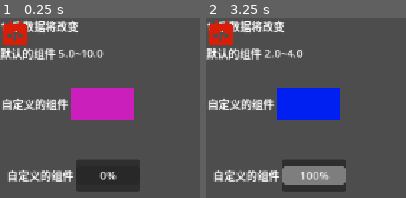
Above: before the commit, frames 1-2 (left to right).
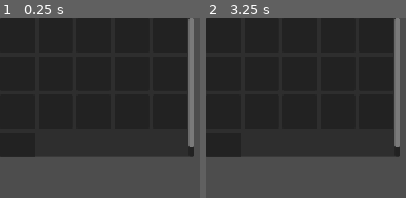
Above: after the commit, the same moments.

Repository: seven-it-work/godot-compoent
Game: Godot game, scene res://背包/背包.tscn
Same seed, same stepped clock (60 frames per second), same inputs: the game is played once before the commit and once after it. Before the commit the project starts from res://成长属性/test.tscn.
Inputs (mouse positions are in pixels of both pictures, inside the frame that each line leads up to):
- Up to frame 1 (0.25 s): no input
- Up to frame 2 (3.25 s): tap Enter at 0.5, 2 s; move the mouse to (outside the picture) at 0.52 s; click (outside the picture) at 0.67 s; tap Space at 1.25, 2.75 s; move the mouse to (outside the picture) at 1.27 s; click (outside the picture) at 1.42 s; move the mouse to (outside the picture) at 2.02 s; click (outside the picture) at 2.17 s; move the mouse to (outside the picture) at 2.77 s; click (outside the picture) at 2.92 s

The runs differ from the first frame. In frame 1, 82% of the frame differs, in the area x 0-97%, y 0-97%; in frame 2, 82%.

Commit message:
feat(背包): 实现背包系统基础功能
添加背包系统相关脚本和场景文件，包括背包容器、背包格子组件和物品基类
实现物品添加、删除、重置和背包大小调整功能
添加测试场景用于验证背包系统基本操作

Diff:
--- a/godot-compoent/project.godot
+++ b/godot-compoent/project.godot
@@ -11,7 +11,7 @@
 [application]
 
 config/name="godot-compoent"
-run/main_scene="uid://ddx1410njo6s7"
+run/main_scene="uid://snkw6mikkfyq"
 config/features=PackedStringArray("4.5", "Forward Plus")
 config/icon="res://icon.svg"
 
@@ -28,10 +28,6 @@
 
 enabled=PackedStringArray("res://addons/logger/plugin.cfg")
 
-[input_devices]
-
-pointing/emulate_touch_from_mouse=true
-
 [rendering]
 
 textures/vram_compression/import_etc2_astc=true
--- /dev/null
+++ b/godot-compoent/背包/entity/BaseItem.gd
@@ -0,0 +1,78 @@
+class_name BaseItemScope
+
+
+class BackpackItem:
+	signal 重置物品
+	signal 添加物品(new_value:BaseItem,index:int)
+	signal 删除物品(new_value:BaseItem,index:int)
+	var _背包大小:int=8:set=set_背包大小,get=get_背包大小
+	## null表示站位
+	var _容器物品:Array[BaseItem]=[]:set=set_容器物品,get=get_容器物品
+
+	func _init() -> void:
+		clear()
+
+	#region get/set 方法
+	func set_背包大小(new_value:int)->void:
+		if new_value<0:
+			Log.warn("背包大小必须大于0")
+			return
+		_背包大小=new_value
+		if _容器物品.size()>_背包大小:
+			_容器物品.resize(_背包大小)
+			重置物品.emit()
+		else:
+			for i in range(_容器物品.size(),_背包大小):
+				_容器物品.append(null)
+			重置物品.emit()
+
+	func get_背包大小()->int:
+		return _背包大小
+	func set_容器物品(new_value:Array[BaseItem])->void:
+		_容器物品=new_value
+		重置物品.emit()
+
+	func get_容器物品()->Array[BaseItem]:
+		return _容器物品
+	#endregion
+	#region 物品操作方法
+	func clear():
+		_容器物品.clear()
+		for i in _背包大小:
+			_容器物品.append(null)
+		重置物品.emit()
+
+	func addItem(new_value:BaseItem)->void:
+		for i in _容器物品.size():
+			if _容器物品[i]==null:
+				_容器物品[i]=new_value
+				添加物品.emit(new_value,i)
+				return
+		Log.debug("背包已满")
+
+	func delItemByIndex(index:int)->bool:
+		if index<0 or index>=_容器物品.size():
+			return false
+		var item=_容器物品[index]
+		_容器物品[index]=null
+		删除物品.emit(item,index)
+		return true
+
+	func delItemByValue(item:BaseItem)->bool:
+		var index=_容器物品.find(item)
+		return delItemByIndex(index)
+	#endregion
+
+
+@abstract class BaseItem:
+	var _name_str:String="":set=set_name_str,get=get_name_str
+
+	#region get/set 方法
+	func set_name_str(name:String)->void:
+		_name_str=name
+	func get_name_str()->String:
+		return _name_str
+	#endregion
+
+class EmptyItem extends  BaseItem:
+	pass
--- /dev/null
+++ b/godot-compoent/背包/test_背包格子.gd
@@ -0,0 +1,35 @@
+extends Control
+
+
+func _ready() -> void:
+	$背包.set_backpck(BaseItemScope.BackpackItem.new())
+	pass
+
+func _random_str()->String:
+	return "物品"+str(randi_range(1,200))
+
+func _on_添加物品_pressed() -> void:
+	var item =BaseItemScope.EmptyItem.new()
+	item.set_name_str(_random_str())
+	$背包._backpck.addItem(item)
+	pass # Replace with function body.
+
+
+func _on_删除物品_pressed() -> void:
+	$背包._backpck.delItemByIndex(0)
+	pass # Replace with function body.
+
+
+func _on_重置物品_pressed() -> void:
+	($背包._backpck as BaseItemScope.BackpackItem).clear()
+	pass # Replace with function body.
+
+
+func _on_背包大小_add_1_pressed() -> void:
+	$背包._backpck.set_背包大小($背包._backpck.get_背包大小()+1)
+	pass # Replace with function body.
+
+
+func _on_背包大小_remove_1_pressed() -> void:
+	$背包._backpck.set_背包大小($背包._backpck.get_背包大小()-1)
+	pass # Replace with function body.
--- /dev/null
+++ b/godot-compoent/背包/test_背包格子.tscn
@@ -0,0 +1,65 @@
+[gd_scene load_steps=3 format=3 uid="uid://c806au8ckd2yp"]
+
+[ext_resource type="Script" uid="uid://d1fibuh6ojd3h" path="res://背包/test_背包格子.gd" id="1_1mpsj"]
+[ext_resource type="PackedScene" uid="uid://snkw6mikkfyq" path="res://背包/背包.tscn" id="2_1mpsj"]
+
+[node name="Test背包格子" type="Control"]
+layout_mode = 3
+anchors_preset = 15
+anchor_right = 1.0
+anchor_bottom = 1.0
+grow_horizontal = 2
+grow_vertical = 2
+script = ExtResource("1_1mpsj")
+
+[node name="添加物品" type="Button" parent="."]
+layout_mode = 0
+offset_left = 8.0
+offset_top = 1.0
+offset_right = 80.0
+offset_bottom = 32.0
+text = "添加物品"
+
+[node name="删除物品" type="Button" parent="."]
+layout_mode = 0
+offset_left = 5.0
+offset_top = 40.0
+offset_right = 77.0
+offset_bottom = 71.0
+text = "删除物品"
+
+[node name="重置物品" type="Button" parent="."]
+layout_mode = 0
+offset_left = 5.0
+offset_top = 77.0
+offset_right = 77.0
+offset_bottom = 108.0
+text = "重置物品"
+
+[node name="背包大小+1" type="Button" parent="."]
+layout_mode = 0
+offset_top = 111.0
+offset_right = 91.0
+offset_bottom = 142.0
+text = "背包大小+1"
+
+[node name="背包大小-2" type="Button" parent="."]
+layout_mode = 0
+offset_left = 2.0
+offset_top = 149.0
+offset_right = 89.0
+offset_bottom = 180.0
+text = "背包大小-2"
+
+[node name="背包" parent="." instance=ExtResource("2_1mpsj")]
+layout_mode = 0
+offset_left = 220.0
+offset_top = 8.0
+offset_right = 500.0
+offset_bottom = 208.0
+
+[connection signal="pressed" from="添加物品" to="." method="_on_添加物品_pressed"]
+[connection signal="pressed" from="删除物品" to="." method="_on_删除物品_pressed"]
+[connection signal="pressed" from="重置物品" to="." method="_on_重置物品_pressed"]
+[connection signal="pressed" from="背包大小+1" to="." method="_on_背包大小_add_1_pressed"]
+[connection signal="pressed" from="背包大小-2" to="." method="_on_背包大小_remove_1_pressed"]
--- /dev/null
+++ b/godot-compoent/背包/背包.gd
@@ -0,0 +1,53 @@
+extends Panel
+class_name Backpack
+
+var _backpck:BaseItemScope.BackpackItem:set=set_backpck,get=get_backpck
+
+func _ready() -> void:
+	pass
+
+#region get/set 方法
+func set_backpck(new_value:BaseItemScope.BackpackItem)->void:
+	_backpck=new_value
+	# 信号绑定
+	if _backpck:
+		_backpck.添加物品.connect(_on_添加物品)
+		_backpck.删除物品.connect(_on_删除物品)
+		_backpck.重置物品.connect(_on_重置物品)
+	if is_node_ready():
+		_on_重置物品()
+
+func get_backpck()->BaseItemScope.BackpackItem:
+	return _backpck
+#endregion
+
+#region 信号处理方法
+func _on_添加物品(new_value:BaseItemScope.BaseItem,index:int)->void:
+	# %GridContainer 添加新子项
+	var item = %GridContainer.get_child(index)
+	if item:
+		item.set_base_item(new_value)
+	else:
+		Log.error("添加物品失败，索引超出范围")
+
+func _on_删除物品(_del_value:BaseItemScope.BaseItem,index:int)->void:
+	var item = %GridContainer.get_child(index)
+	if item:
+		item.set_base_item(null)
+	else:
+		Log.error("删除物品失败，索引超出范围")
+
+func _on_重置物品()->void:
+	# %GridContainer 清空所有子项
+	for child in %GridContainer.get_children():
+		child.queue_free()
+	for i in _backpck.get_容器物品():
+		var item = preload("uid://dehikb65o1cb2").instantiate() as BackpackCompartment
+		item.set_base_item(i)
+		%GridContainer.add_child(item)
+
+#endregion
+
+#region 渲染方法
+
+#endregion
--- /dev/null
+++ b/godot-compoent/背包/背包.tscn
@@ -0,0 +1,73 @@
+[gd_scene load_steps=3 format=3 uid="uid://snkw6mikkfyq"]
+
+[ext_resource type="Script" uid="uid://bo5yq44dywrje" path="res://背包/背包.gd" id="1_cspth"]
+[ext_resource type="PackedScene" uid="uid://dehikb65o1cb2" path="res://背包/背包格子.tscn" id="2_kyrxp"]
+
+[node name="背包" type="Panel"]
+clip_contents = true
+custom_minimum_size = Vector2(280, 200)
+offset_right = 280.0
+offset_bottom = 200.0
+script = ExtResource("1_cspth")
+
+[node name="ScrollContainer" type="ScrollContainer" parent="."]
+layout_mode = 0
+offset_right = 280.0
+offset_bottom = 200.0
+vertical_scroll_mode = 2
+
+[node name="GridContainer" type="GridContainer" parent="ScrollContainer"]
+unique_name_in_owner = true
+layout_mode = 2
+size_flags_horizontal = 3
+theme_override_constants/h_separation = 5
+theme_override_constants/v_separation = 5
+columns = 5
+
+[node name="背包格子" parent="ScrollContainer/GridContainer" instance=ExtResource("2_kyrxp")]
+layout_mode = 2
+
+[node name="背包格子2" parent="ScrollContainer/GridContainer" instance=ExtResource("2_kyrxp")]
+layout_mode = 2
+
+[node name="背包格子3" parent="ScrollContainer/GridContainer" instance=ExtResource("2_kyrxp")]
+layout_mode = 2
+
+[node name="背包格子4" parent="ScrollContainer/GridContainer" instance=ExtResource("2_kyrxp")]
+layout_mode = 2
+
+[node name="背包格子5" parent="ScrollContainer/GridContainer" instance=ExtResource("2_kyrxp")]
+layout_mode = 2
+
+[node name="背包格子6" parent="ScrollContainer/GridContainer" instance=ExtResource("2_kyrxp")]
+layout_mode = 2
+
+[node name="背包格子7" parent="ScrollContainer/GridContainer" instance=ExtResource("2_kyrxp")]
+layout_mode = 2
+
+[node name="背包格子8" parent="ScrollContainer/GridContainer" instance=ExtResource("2_kyrxp")]
+layout_mode = 2
+
+[node name="背包格子9" parent="ScrollContainer/GridContainer" instance=ExtResource("2_kyrxp")]
+layout_mode = 2
+
+[node name="背包格子10" parent="ScrollContainer/GridContainer" instance=ExtResource("2_kyrxp")]
+layout_mode = 2
+
+[node name="背包格子11" parent="ScrollContainer/GridContainer" instance=ExtResource("2_kyrxp")]
+layout_mode = 2
+
+[node name="背包格子12" parent="ScrollContainer/GridContainer" instance=ExtResource("2_kyrxp")]
+layout_mode = 2
+
+[node name="背包格子13" parent="ScrollContainer/GridContainer" instance=ExtResource("2_kyrxp")]
+layout_mode = 2
+
+[node name="背包格子14" parent="ScrollContainer/GridContainer" instance=ExtResource("2_kyrxp")]
+layout_mode = 2
+
+[node name="背包格子15" parent="ScrollContainer/GridContainer" instance=ExtResource("2_kyrxp")]
+layout_mode = 2
+
+[node name="背包格子16" parent="ScrollContainer/GridContainer" instance=ExtResource("2_kyrxp")]
+layout_mode = 2
--- /dev/null
+++ b/godot-compoent/背包/背包格子.gd
@@ -0,0 +1,44 @@
+## 背包格子
+extends Panel
+class_name BackpackCompartment
+
+var _base_item:BaseItemScope.BaseItem:set=set_base_item,get=get_base_item
+
+#region get/set 方法
+func set_base_item(base_item:BaseItemScope.BaseItem)->void:
+	_base_item=base_item
+	_渲染_base_item()
+func get_base_item()->BaseItemScope.BaseItem:
+	return _base_item
+#endregion
+
+func _ready() -> void:
+	_渲染_base_item()
+
+func _渲染_base_item()->void:
+	if is_node_ready():
+		if _base_item:
+			$Label.text=_base_item._name_str
+		else:
+			$Label.text=""
+
+func _process(delta: float) -> void:
+	_process_tips_close()
+	pass
+
+func _process_tips_close():
+	if %Tips and %Tips.visible:
+		_on_mouse_exited()
+func _on_mouse_entered() -> void:
+	%Tips.show()
+	%Tips.global_position=get_global_mouse_position()
+	pass # Replace with function body.
+
+
+func _on_mouse_exited() -> void:
+	if get_global_rect().has_point(get_global_mouse_position()) or \
+		(%Tips.visible and %Tips.get_global_rect().has_point(get_global_mouse_position())):
+		pass
+	else:
+		%Tips.hide()
+	pass # Replace with function body.
--- /dev/null
+++ b/godot-compoent/背包/背包格子.tscn
@@ -0,0 +1,32 @@
+[gd_scene load_steps=2 format=3 uid="uid://dehikb65o1cb2"]
+
+[ext_resource type="Script" uid="uid://da1t82uebiqkk" path="res://背包/背包格子.gd" id="1_mhba0"]
+
+[node name="背包格子" type="Panel"]
+clip_contents = true
+custom_minimum_size = Vector2(50, 50)
+offset_right = 50.0
+offset_bottom = 50.0
+script = ExtResource("1_mhba0")
+
+[node name="Node" type="Node" parent="."]
+
+[node name="Tips" type="PanelContainer" parent="Node"]
+unique_name_in_owner = true
+visible = false
+offset_right = 219.0
+offset_bottom = 93.0
+
+[node name="RichTextLabel" type="RichTextLabel" parent="Node/Tips"]
+layout_mode = 2
+text = "
+123123123123123123"
+
+[node name="Label" type="Label" parent="."]
+layout_mode = 0
+offset_top = 13.0
+offset_right = 50.0
+offset_bottom = 36.0
+
+[connection signal="mouse_entered" from="." to="." method="_on_mouse_entered"]
+[connection signal="mouse_exited" from="." to="." method="_on_mouse_exited"]
Not shown, added: godot-compoent/背包/entity/BaseItem.gd.uid
Not shown, added: godot-compoent/背包/test_背包格子.gd.uid
Not shown, added: godot-compoent/背包/背包.gd.uid
Not shown, added: godot-compoent/背包/背包格子.gd.uid
Not shown, added: godot-compoent/背包/test_背包格子.tscn8093043402.tmp
